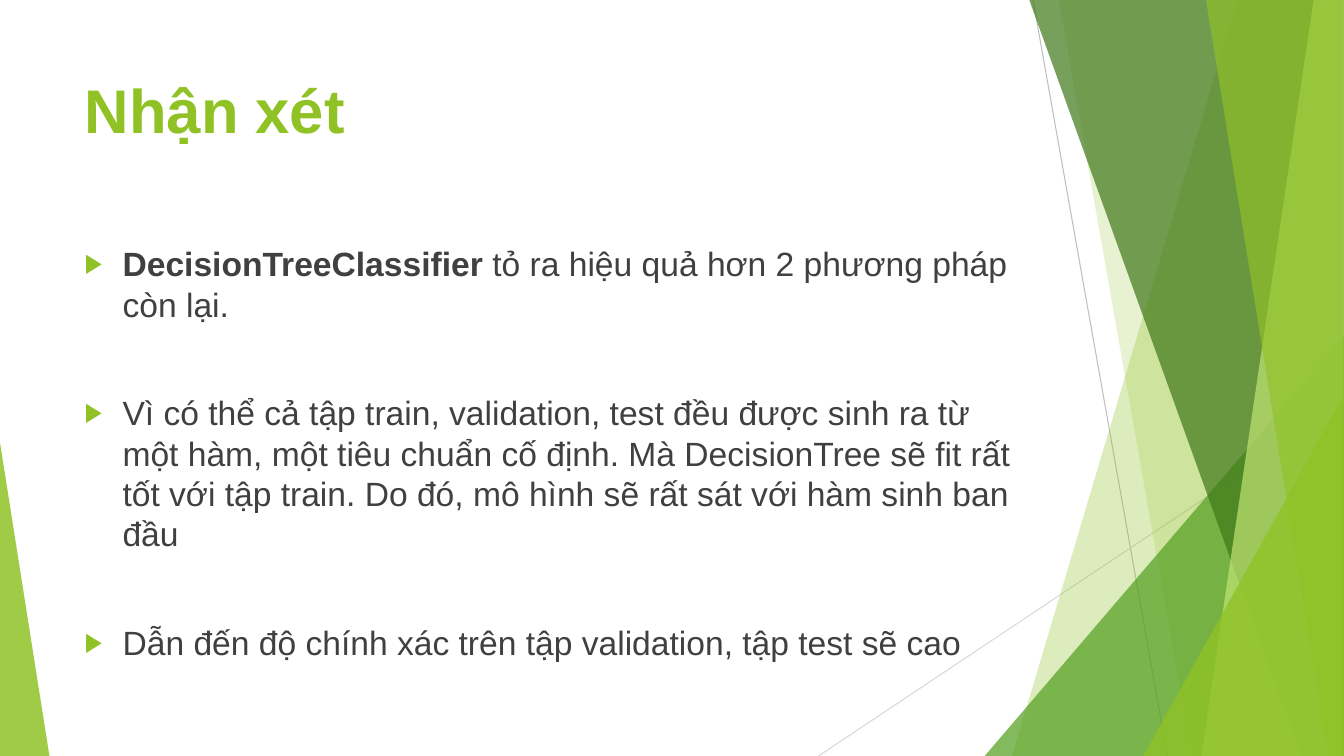
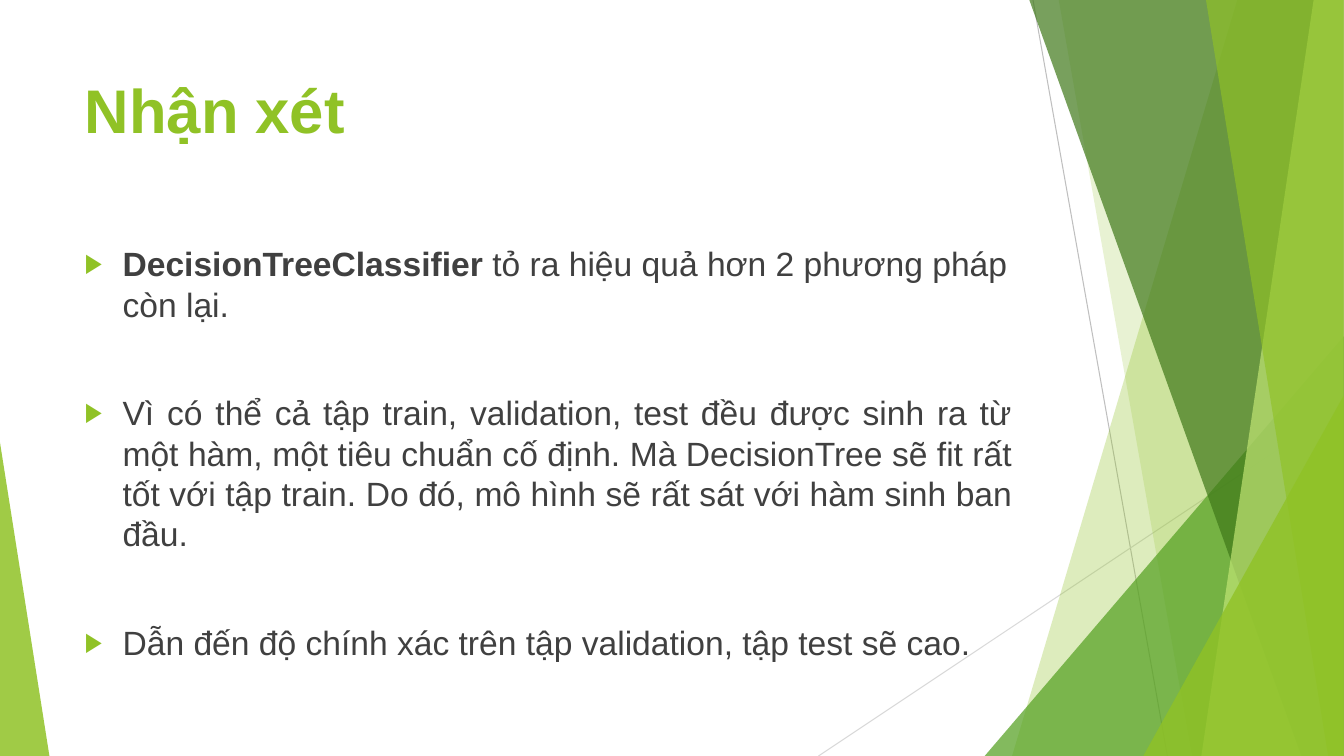
Before and after one commit to JustKidding2K/Data-science-Final-project, a slide deck: slide 20 of Slide.pptx. Drawn at 1344x756 pixels with LibreOffice and Linux fonts; fonts in the diff are those of the drawing. Boxes give left, top, right and bottom in pixels: in the first picture for what was removed or moved away, otherwise in the second. Text is boxed around its words. In the diff, an @@ line names an element or a change of style, - is before the commit and + after.

```diff
--- a/Slide.pptx
+++ b/Slide.pptx
@@ text at [123, 398, 1012, 662]: text changed @@
-▶ Vì có thể cả tập train, validation, test đều được sinh ra từ một hàm, một tiêu chuẩn cố định. Mà DecisionTree sẽ fit rất tốt với tập train. Do đó, mô hình sẽ rất sát với hàm sinh ban đầu
-▶ Dẫn đến độ chính xác trên tập validation, tập test sẽ cao
+▶ Vì có thể cả tập train, validation, test đều được sinh ra từ một hàm, một tiêu chuẩn cố định. Mà DecisionTree sẽ fit rất tốt với tập train. Do đó, mô hình sẽ rất sát với hàm sinh ban đầu.
+▶ Dẫn đến độ chính xác trên tập validation, tập test sẽ cao.
```
Also in this commit, not shown: 15 other slides changed, 1 other file.
